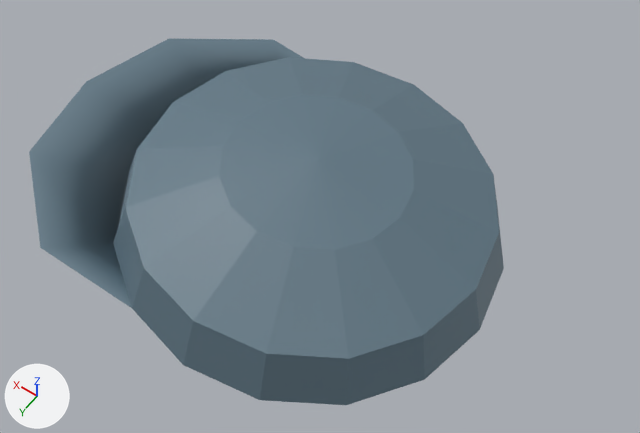
The FBX model Assets/Characters/Worker 2.0/SM_Worker_Hat.fbx, before and after one commit.
Both versions are drawn from a 50 mm camera at (-0.1, 0.23, 1.196) aimed at (0.057, 0.011, 0.85). Arrows for +X, +Y and +Z are at lower left; the lights stay in place.

Script lines for the objects in view, before the commit:
```python
me_sphere = bpy.data.meshes.new('Sphere')
me_sphere.from_pydata(...)  # 59 vertices, 66 faces; spans x -0.421..0.663, y -0.421..0.421, z -0.1..0.086
me_sphere.materials.append(mat_material_003)  # blue #617886
ob_hat = bpy.data.objects.new('Hat', me_sphere)
ob_hat.location = (0.0677, 0.0, 0.8496)
ob_hat.rotation_euler = (0.0, -0.0849, 0.0)  # degrees (0, -4.9, 0)
ob_hat.scale = (0.245, 0.245, 0.321)
```
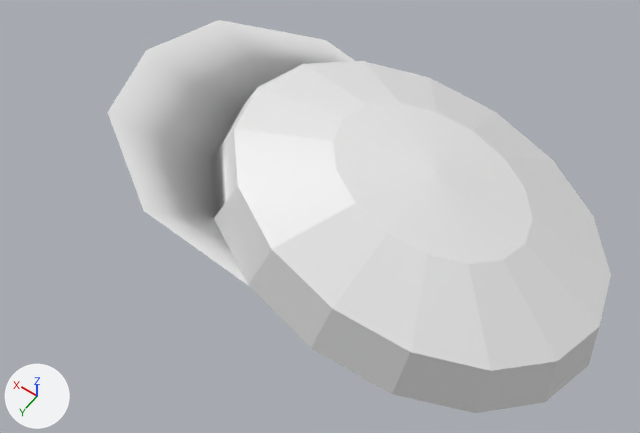
Commit message: Worker 2.0

What changed in the scene script:
```text
Add mat_material_002:
    mat_material_002 = principled_material('Material.002')
    mat_material_002.base_color = (0.8, 0.8, 0.8)  # white #e7e7e7
    mat_material_002.roughness = 0.4
Change me_sphere:
    where me_sphere.from_pydata(...)  # 59 vertices, 66 faces; spans x -0.421..0.663, y -0.421..0.421, z -0.1..0.086
    remove me_sphere.materials.append(mat_material_003)  # blue #617886
    add me_sphere.materials.append(mat_material_002)  # white #e7e7e7
Change ob_hat:
    ob_hat.location: (0.0677, 0.0, 0.8496) -> (0.0093, 0.0, 0.8828)
    ob_hat.rotation_euler: (0.0, -0.0849, 0.0) -> (0.0, -0.209, 0.0)  # degrees (0, -4.9, 0) -> degrees (0, -12, 0)
    ob_hat.scale: (0.245, 0.245, 0.321) -> (0.245, 0.181, 0.321)
```

Where the change shows, as pixel boxes [x1, y1, x2, y2] in the pictures (640 x 433 px):
'Hat', recoloured, moved, turned, rescaled: before [29, 38, 504, 405]; after [107, 20, 611, 413]
